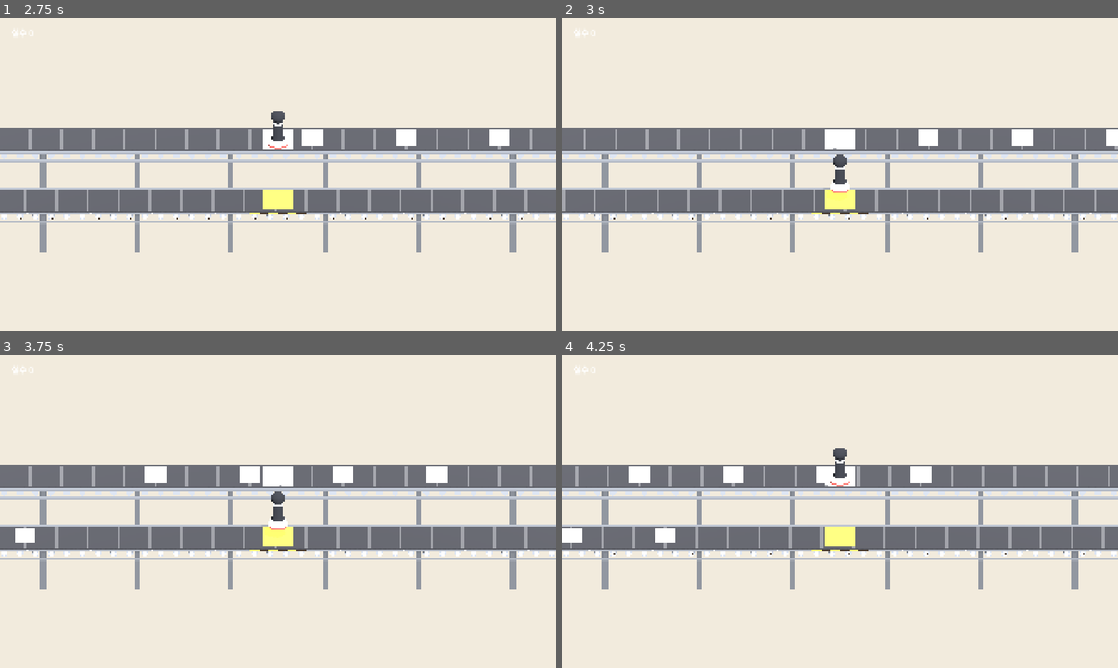
Above: before the commit, frames 1-4 (two rows, left to right).
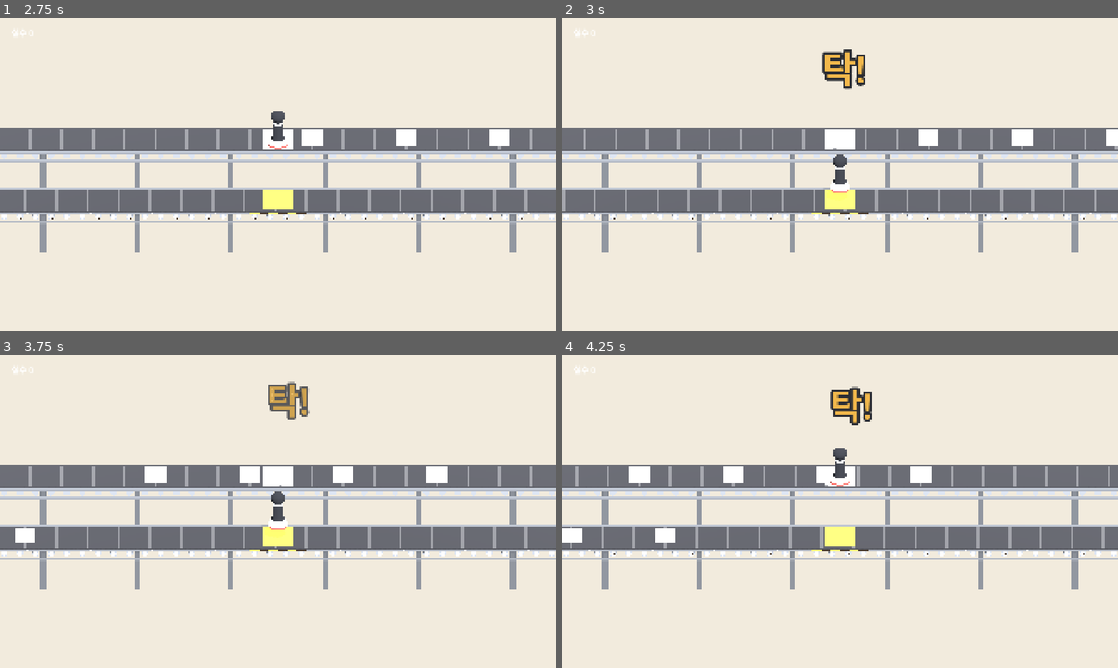
Above: after the commit, the same moments.

Repository: hahaha13791/mincho-game
Game: Godot game, scene res://minigames/piano_ballot/piano_ballot.tscn
Two runs of this game, one before a commit and one after it. Both use one fixed random seed, a clock stepped at 60 frames per second and the inputs below. This scene is started directly instead of the project's main scene.
Inputs (mouse positions are in pixels of both pictures, inside the frame that each line leads up to):
- Up to frame 1 (2.75 s): click "시작" at 0.5 s; tap Enter at 1.25 s; move the mouse to (400, 158) at 1.27 s; click (400, 158) at 1.42 s; move the mouse to (166, 190) at 2.02 s; click (166, 190) at 2.17 s
- Up to frame 2 (3 s): move the mouse to (895, 105) at 2.77 s; click (895, 105) at 2.92 s
- Up to frame 3 (3.75 s): move the mouse to (250, 574) at 3.52 s; click (250, 574) at 3.67 s
- Up to frame 4 (4.25 s): no input

Frame 1 is identical in both runs. In frame 2, 0.7% of the frame differs, in the area x 46-55%, y 10-23%; in frame 3, 0.6%; in frame 4, 0.7%.

Commit message:
feat(minigames/piano_ballot): 보여 주기 소리를 탁! 의성어로 표시
뒤 레일 가운데를 표가 지날 때 도장기 위로 탁!이 튀어나왔다 떠오르며 사라진다. 빠른 리듬에서도 겹쳐 읽히게 좌우로 조금씩 흩뜨린다.

Co-Authored-By: Claude Sonnet 5.5 <noreply@anthropic.com>

Diff:
--- a/minigames/piano_ballot/piano_ballot.gd
+++ b/minigames/piano_ballot/piano_ballot.gd
@@ -31,6 +31,8 @@
 	{"edge": Vector2(1.0, 0.25), "angle": PI / 2.0 + 0.35}, # 오른쪽 옆에서 왼쪽 아래로
 	{"edge": Vector2(-1.0, -0.1), "angle": -PI / 2.0 - 0.3}, # 왼쪽 옆에서 오른쪽 아래로
 ]
+const CALL_WORD: String = "탁!" # 보여 주기 소리를 글자로
+const CALL_WORD_POS: Vector3 = Vector3(0.0, 2.6, PREVIEW_Z) # 뒤 레일 가운데 위. 화면에서 도장기 머리보다 위
 const STAMPER_REST_Y: float = 2.5
 const STAMPER_PRESS_Y: float = 0.5
 const TUTORIAL_TEXT: String = "날 따라해봐요! 먼저 뒤쪽 레일의 표가 가운데를 지나며 리듬을 들려줍니다. 듣기만 하세요.\n다음 마디에 같은 표가 같은 리듬으로 앞 레일의 찍는 틀에 옵니다. 그때 클릭!\n빈 표(반민초)만 찍습니다. 민트 도장이 찍힌 표(민초)는 그냥 보내세요.\n낮은 소리와 함께 감시자가 화면 가장자리에서 고개를 내밀면, 감시자가 다 들어온 순간 오는 표는 찍으면 안 됩니다. 감시자 앞에서 찍으면 바로 들킵니다!"
@@ -121,6 +123,7 @@
 		Beep.play(_sfx, 880.0) # 메트로놈: 4분음표마다
 	if _next_call < _beats.size() and now >= _beats[_next_call]["time"] - CALL_LAG:
 		Beep.play(_call_sfx, 523.0, 0.12) # 보여 주기: 뒤 레일 가운데를 지나는 표마다
+		_pop_word(CALL_WORD)
 		_next_call += 1
 	if _next_warn < _watch_list.size() and now >= _beats[_watch_list[_next_warn]]["time"] - CONFIG.warn_beats:
 		_warn_until = _first + (_beats[_watch_list[_next_warn]]["time"] + WATCH_SHOW) * _beat_dur
@@ -162,6 +165,28 @@
 	return 1.0 - (u - WATCH_SHOW) / up
 
 
+# 의성어가 톡 튀어나왔다가 떠오르며 사라진다. 빠른 리듬에서 겹쳐도 읽히게 좌우로 조금씩 흩뜨린다
+func _pop_word(text: String) -> void:
+	var label: Label3D = Label3D.new()
+	label.text = text
+	label.font_size = 112
+	label.pixel_size = 0.01
+	label.outline_size = 28
+	label.modulate = PALETTE.accent
+	label.outline_modulate = PALETTE.stamp
+	label.billboard = BaseMaterial3D.BILLBOARD_ENABLED
+	label.no_depth_test = true # 도장틀·레일에 가리지 않게
+	label.position = CALL_WORD_POS + Vector3(randf_range(-0.5, 0.5), 0.0, 0.0)
+	label.scale = Vector3.ZERO
+	add_child(label)
+	var t: Tween = create_tween()
+	t.tween_property(label, "scale", Vector3.ONE, 0.08).set_trans(Tween.TRANS_BACK).set_ease(Tween.EASE_OUT)
+	t.tween_property(label, "position:y", label.position.y + 0.8, 0.45)
+	t.parallel().tween_property(label, "modulate:a", 0.0, 0.45)
+	t.parallel().tween_property(label, "outline_modulate:a", 0.0, 0.45)
+	t.tween_callback(label.queue_free)
+
+
 func _place(b: MeshInstance3D, x: float, z: float) -> void:
 	b.position = Vector3(x, 0.1, z)
 	b.visible = absf(x) <= BELT_END
